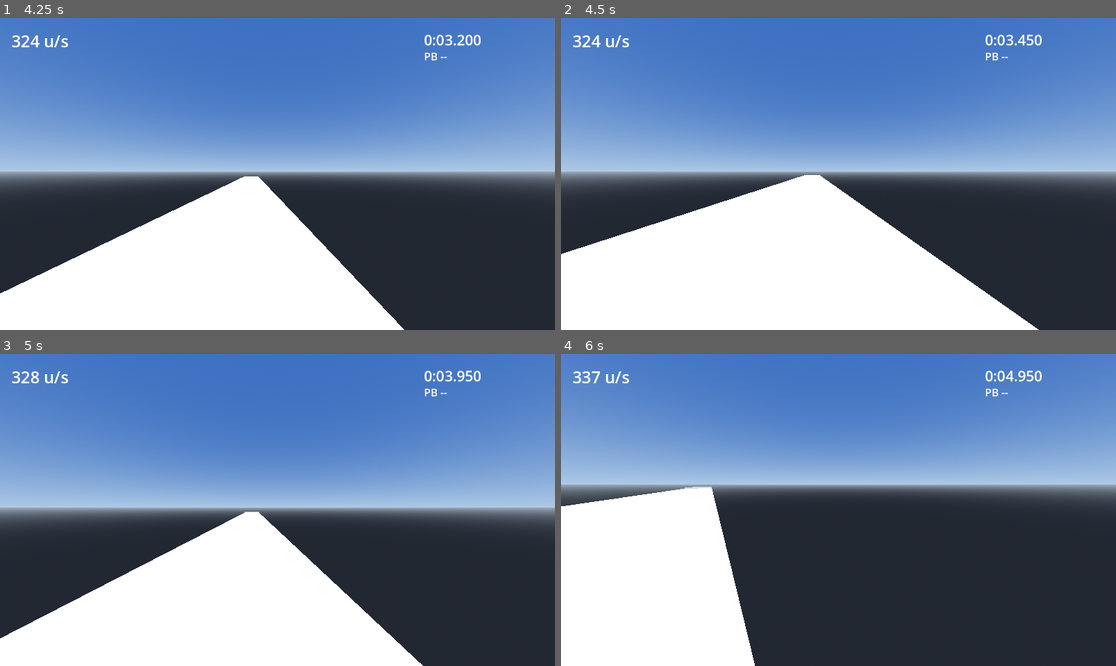
Above: before the commit, frames 1-4 (two rows, left to right).
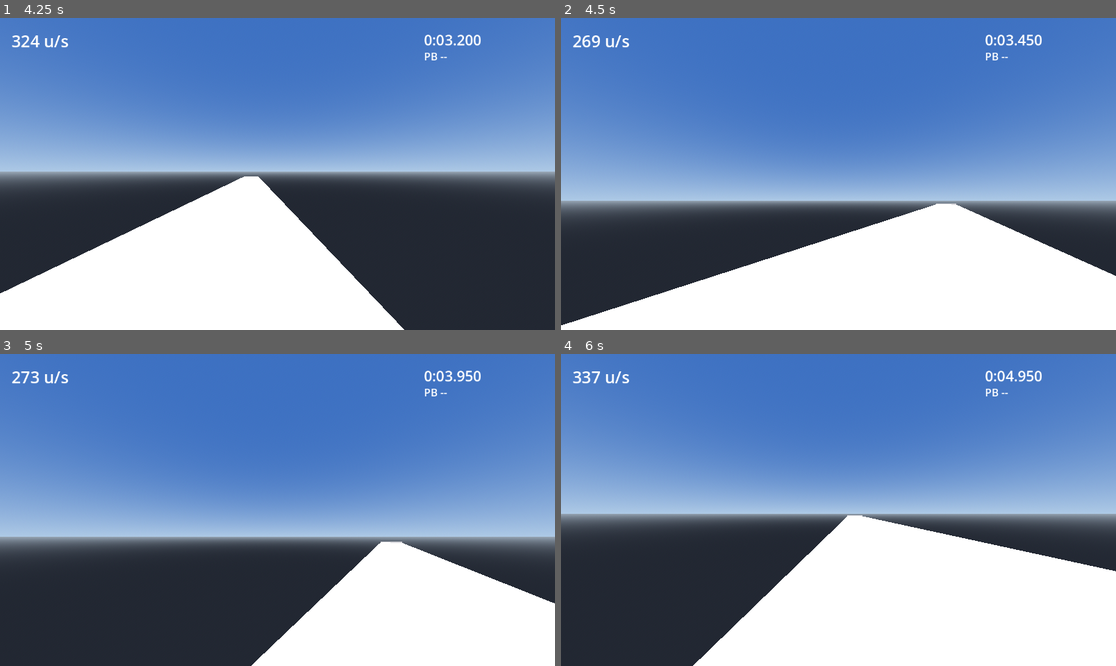
Above: after the commit, the same moments.

Repository: jamesdileva/surfhop
Game: Godot game, scene res://scenes/world/dev_advanced.tscn
Same seed, same stepped clock (60 frames per second), same inputs: the game is played once before the commit and once after it. The project has no main scene, so this scene is started directly.
Inputs (mouse positions are in pixels of both pictures, inside the frame that each line leads up to):
- Up to frame 1 (4.25 s): tap Enter at 0.5 s; move the mouse to (305, 174) at 0.52 s; hold W (move_forward) from 0.53 s (still down); tap K at 0.6, 1.55, 2.3, 2.85, 3.8 s; click (305, 174) at 0.67 s; tap Space (jump) at 0.77, 1.52, 3.02, 3.77 s; move the mouse to (249, 174) at 1.27 s; tap Ctrl (duck) at 1.35 s; click (249, 174) at 1.42 s; move the mouse to (288, 167) at 2.02 s; hold Shift (sprint) 2.03-2.78 s; click (288, 167) at 2.17 s; move the mouse to (271, 180) at 2.77 s; click (271, 180) at 2.92 s; move the mouse to (316, 177) at 3.52 s; tap Z at 3.6 s; click (316, 177) at 3.67 s; tap Escape (ui_cancel) at 4.15 s
- Up to frame 2 (4.5 s): move the mouse to (672, 127) at 4.27 s; release W (move_forward) at 4.28 s; hold A (move_left) from 4.28 s (still down); tap J at 4.35 s; click (672, 127) at 4.42 s
- Up to frame 3 (5 s): keep holding A (move_left); tap Space (jump) at 4.52 s; tap K at 4.55 s
- Up to frame 4 (6 s): move the mouse to (844, 510) at 5.02 s; release A (move_left) at 5.03 s; hold W (move_forward) 5.03-5.78 s; tap K at 5.1 s; click (844, 510) at 5.17 s; move the mouse to (816, 503) at 5.77 s; hold D (move_right) from 5.78 s (still down); tap Ctrl (duck) at 5.85 s; click (816, 503) at 5.92 s

Frame 1 is identical in both runs. In frame 2, 44% of the frame differs, in the area x 0-100%, y 5-100%; in frame 3, 52%; in frame 4, 65%, in the area x 0-100%, y 27-100%.

Commit message:
feat(ui): sprint 26 - settings menu: graphics/audio/input/gameplay tabs, live engine application, rebinding with conflict feedback, ghost autosave toggle; Esc opens/closes settings

Diff:
--- /dev/null
+++ b/scenes/menus/SettingsMenu.tscn
@@ -0,0 +1,7 @@
+[gd_scene load_steps=2 format=3]
+
+[ext_resource type="Script" path="res://scripts/ui/SettingsMenu.gd" id="1"]
+
+[node name="SettingsMenu" type="CanvasLayer"]
+layer = 10
+script = ExtResource("1")
--- a/scripts/game/GhostRecorder.gd
+++ b/scripts/game/GhostRecorder.gd
@@ -73,5 +73,13 @@
 	var save_manager := get_node_or_null("/root/SaveManager")
 	if game_manager == null or save_manager == null:
 		return
+	if not should_autosave_ghost(save_manager):
+		return  # user disabled ghost writing; PB itself still records
 	save_manager.save_ghost(game_manager.map_name,
 		build_replay(game_manager.map_name, payload["time"]))
+
+
+## Settings-menu hook (gameplay/auto_save_ghost): when off, replays are still
+## recorded in memory during the race but never written to disk.
+func should_autosave_ghost(save_manager: Node) -> bool:
+	return bool(save_manager.get_setting("gameplay/auto_save_ghost"))
--- a/scripts/managers/SaveManager.gd
+++ b/scripts/managers/SaveManager.gd
@@ -20,8 +20,10 @@
 	"graphics/fullscreen": true,
 	"graphics/vsync": true,
 	"graphics/fps_cap": 0,
+	"video/resolution": "1280x720",
 	"movement/tick_rate": 100,
 	"movement/show_debug": false,
+	"gameplay/auto_save_ghost": true,
 	"audio/music_track": "placeholder",
 }
 
@@ -36,6 +38,7 @@
 	else:
 		_settings = load_settings()
 	load_records()
+	apply_settings_to_engine()
 
 
 # ---------------------------------------------------------------- settings --
@@ -70,6 +73,40 @@
 
 func set_setting(key: String, value: Variant) -> void:
 	_settings[key] = value
+
+
+## Pushes engine-level settings (window mode, vsync, fps cap) into the
+## engine/display server. Called at startup and by the settings menu.
+func apply_settings_to_engine() -> void:
+	if bool(get_setting("graphics/fullscreen")):
+		DisplayServer.window_set_mode(DisplayServer.WINDOW_MODE_FULLSCREEN)
+	else:
+		DisplayServer.window_set_mode(DisplayServer.WINDOW_MODE_WINDOWED)
+	if bool(get_setting("graphics/vsync")):
+		DisplayServer.window_set_vsync_mode(DisplayServer.VSYNC_ENABLED)
+	else:
+		DisplayServer.window_set_vsync_mode(DisplayServer.VSYNC_DISABLED)
+	Engine.max_fps = int(get_setting("graphics/fps_cap"))
+	apply_windowed_resolution()
+
+
+func apply_windowed_resolution() -> void:
+	if bool(get_setting("graphics/fullscreen")):
+		return
+	var parts := str(get_setting("video/resolution")).split("x")
+	if parts.size() != 2:
+		return
+	var size := Vector2i(int(parts[0]), int(parts[1]))
+	if size.x > 0 and size.y > 0:
+		DisplayServer.window_set_size(size)
+
+
+## Restores factory settings (settings menu "Reset to Defaults") and applies
+## the engine-impacting ones immediately. Bindings are not touched.
+func reset_settings_to_defaults() -> void:
+	_settings = DEFAULT_SETTINGS.duplicate(true)
+	save_settings()
+	apply_settings_to_engine()
 
 
 ## Typed view of the current settings (SettingsResource schema).
--- a/scripts/managers/UIManager.gd
+++ b/scripts/managers/UIManager.gd
@@ -5,6 +5,7 @@
 const AVAILABLE_MENUS := ["main", "pause", "settings", "results", "credits", "map_select"]
 
 const VISUAL_EFFECTS := preload("res://scripts/debug/VisualEffects.gd")
+const SETTINGS_MENU_SCENE := preload("res://scenes/menus/SettingsMenu.tscn")
 
 var current_menu: String = ""
 
@@ -14,6 +15,8 @@
 
 var _hud: Node = null
 var _vfx: Node = null
+var _settings_menu: Node = null
+var _previous_menu: String = ""
 
 
 func _ready() -> void:
@@ -80,11 +83,41 @@
 
 func show_menu(menu_name: String) -> void:
 	assert(AVAILABLE_MENUS.has(menu_name), "Unknown menu: %s" % menu_name)
-	current_menu = menu_name
 	var audio_manager := get_node_or_null("/root/AudioManager")
 	if audio_manager != null:
 		audio_manager.play_sfx("ui_click")
+	current_menu = menu_name
+	_previous_menu = ""
+	if menu_name == "settings":
+		if _settings_menu == null:
+			_settings_menu = SETTINGS_MENU_SCENE.instantiate()
+			add_child(_settings_menu)
+		else:
+			_settings_menu.visible = true
+		_settings_menu.refresh_all()
+		set_mouse_captured(false)
 	print("UIManager: showing menu '%s'" % menu_name)
+
+
+## Closes the current menu; returns to the previous one if there is a menu
+## stack, otherwise back to gameplay (recaptures the mouse).
+func close_menu() -> void:
+	if current_menu == "":
+		return
+	var closed := current_menu
+	current_menu = _previous_menu
+	_previous_menu = ""
+	if closed == "settings" and _settings_menu != null:
+		_settings_menu.visible = false
+	if current_menu != "":
+		show_menu(current_menu)
+	else:
+		set_mouse_captured(true)
+
+
+func set_mouse_captured(captured: bool) -> void:
+	Input.mouse_mode = Input.MOUSE_MODE_CAPTURED if captured \
+		else Input.MOUSE_MODE_VISIBLE
 
 
 func update_hud(data: Dictionary) -> void:
--- a/scripts/player/PlayerCamera.gd
+++ b/scripts/player/PlayerCamera.gd
@@ -53,12 +53,18 @@
 			parent_body.rotation.y = deg_to_rad(_yaw_deg)
 		rotation.x = deg_to_rad(_pitch_deg)
 	elif event.is_action_pressed("ui_cancel") and mouse_captured:
-		# Temporary until GameManager owns pause state (Sprint 13+).
-		set_mouse_captured(false)
+		# Esc opens the settings overlay (mouse released by UIManager).
+		var ui_manager := get_node_or_null("/root/UIManager")
+		if ui_manager != null:
+			ui_manager.show_menu("settings")
+		else:
+			set_mouse_captured(false)
 	elif event is InputEventMouseButton and event.pressed \
 			and event.button_index == MOUSE_BUTTON_LEFT and not mouse_captured:
 		# Click to re-capture after Esc (playtest QoL until pause menu exists).
-		set_mouse_captured(true)
+		var ui := get_node_or_null("/root/UIManager")
+		if ui == null or ui.current_menu == "":
+			set_mouse_captured(true)
 
 
 func _notification(what: int) -> void:
--- /dev/null
+++ b/scripts/ui/SettingsMenu.gd
@@ -0,0 +1,359 @@
+class_name SettingsMenu
+extends CanvasLayer
+
+## Full settings overlay (architecture §15): Graphics / Audio / Input /
+## Gameplay tabs. All changes persist immediately to settings.cfg (bindings
+## to bindings.cfg); engine-impacting settings apply live via
+## SaveManager.apply_settings_to_engine(). Built programmatically; the .tscn
+## is just a CanvasLayer root.
+
+const FPS_CAPS := [0, 30, 60, 120, 144, 240]
+const RESOLUTIONS := ["1280x720", "1600x900", "1920x1080", "2560x1440"]
+
+var _tabs: TabContainer
+var _rebind_awaiting: String = ""  # action name waiting for a key press
+var _status: Label
+
+@onready var _save_manager: Node = get_node("/root/SaveManager")
+@onready var _audio_manager: Node = get_node("/root/AudioManager")
+@onready var _input_manager: Node = get_node("/root/InputManager")
+@onready var _ui_manager: Node = get_node("/root/UIManager")
+
+
+func _ready() -> void:
+	var root := Control.new()
+	root.name = "Root"
+	root.set_anchors_preset(Control.PRESET_FULL_RECT)
+	add_child(root)
+
+	var dim := ColorRect.new()
+	dim.name = "Dim"
+	dim.color = Color(0.0, 0.0, 0.0, 0.55)
+	dim.set_anchors_preset(Control.PRESET_FULL_RECT)
+	root.add_child(dim)
+
+	var panel := PanelContainer.new()
+	panel.name = "Panel"
+	panel.set_anchors_preset(Control.PRESET_CENTER)
+	panel.custom_minimum_size = Vector2(680, 500)
+	panel.grow_horizontal = Control.GROW_DIRECTION_BOTH
+	panel.grow_vertical = Control.GROW_DIRECTION_BOTH
+	root.add_child(panel)
+
+	var column := VBoxContainer.new()
+	column.name = "Column"
+	panel.add_child(column)
+
+	_tabs = TabContainer.new()
+	_tabs.name = "Tabs"
+	_tabs.size_flags_vertical = Control.SIZE_EXPAND_FILL
+	column.add_child(_tabs)
+	_build_graphics_tab()
+	_build_audio_tab()
+	_build_input_tab()
+	_build_gameplay_tab()
+
+	var footer := HBoxContainer.new()
+	footer.name = "Footer"
+	column.add_child(footer)
+	var reset := Button.new()
+	reset.name = "ResetButton"
+	reset.text = "Reset to Defaults"
+	reset.pressed.connect(_on_reset_defaults)
+	footer.add_child(reset)
+	var spacer := Control.new()
+	spacer.size_flags_horizontal = Control.SIZE_EXPAND_FILL
+	footer.add_child(spacer)
+	var back := Button.new()
+	back.name = "BackButton"
+	back.text = "Back"
+	back.pressed.connect(func() -> void: _ui_manager.close_menu())
+	footer.add_child(back)
+
+	_status = Label.new()
+	_status.name = "StatusLine"
+	column.add_child(_status)
+
+	# No control keeps focus: keyboard events reach our handlers untouched
+	# (no ui_accept double-activating buttons during rebinding).
+	_disable_focus(root)
+
+
+func _disable_focus(node: Node) -> void:
+	if node is Control:
+		(node as Control).focus_mode = Control.FOCUS_NONE
+	for child in node.get_children():
+		_disable_focus(child)
+
+
+## Re-syncs every control from current settings/menu state (called on open).
+func refresh_all() -> void:
+	if _tabs == null:
+		return
+	var fullscreen := bool(_save_manager.get_setting("graphics/fullscreen"))
+	(_tabs.get_node("Graphics/FullscreenToggle") as CheckButton) \
+		.button_pressed = fullscreen
+	(_tabs.get_node("Graphics/VsyncToggle") as CheckButton).button_pressed = \
+		bool(_save_manager.get_setting("graphics/vsync"))
+	(_tabs.get_node("Graphics/FpsCapRow/FpsCapOption") as OptionButton) \
+		.selected = FPS_CAPS.find(int(_save_manager.get_setting("graphics/fps_cap")))
+	var res_option: OptionButton = _tabs.get_node(
+		"Graphics/ResolutionRow/ResolutionOption")
+	res_option.selected = RESOLUTIONS.find(
+		str(_save_manager.get_setting("video/resolution")))
+	res_option.disabled = fullscreen
+	for bus_name: String in ["Master", "Music", "SFX"]:
+		var slider: HSlider = _tabs.get_node("Audio/%sRow/%sSlider" % [bus_name, bus_name])
+		slider.set_value_no_signal(float(_audio_manager.get_volume(bus_name)))
+	for action: String in _input_manager.ACTIONS:
+		var button: Button = _tabs.get_node("Input/%sRow/BindButton" % action)
+		button.text = binding_text(action)
+	(_tabs.get_node("Gameplay/DebugToggle") as CheckButton).button_pressed = \
+		_ui_manager.debug_visible
+	(_tabs.get_node("Gameplay/GhostSaveToggle") as CheckButton).button_pressed \
+		= bool(_save_manager.get_setting("gameplay/auto_save_ghost"))
+	set_rebind_status("")
+
+
+func set_rebind_status(text: String) -> void:
+	_status.text = text
+
+
+# ------------------------------------------------------------------ tabs --
+
+func _build_graphics_tab() -> void:
+	var tab := VBoxContainer.new()
+	tab.name = "Graphics"
+	_tabs.add_child(tab)
+
+	var fullscreen := CheckButton.new()
+	fullscreen.name = "FullscreenToggle"
+	fullscreen.text = "Fullscreen"
+	fullscreen.button_pressed = bool(
+		_save_manager.get_setting("graphics/fullscreen"))
+	fullscreen.toggled.connect(_on_setting_bool.bind("graphics/fullscreen"))
+	tab.add_child(fullscreen)
+
+	var vsync := CheckButton.new()
+	vsync.name = "VsyncToggle"
+	vsync.text = "VSync"
+	vsync.button_pressed = bool(_save_manager.get_setting("graphics/vsync"))
+	vsync.toggled.connect(_on_setting_bool.bind("graphics/vsync"))
+	tab.add_child(vsync)
+
+	var fps_row := HBoxContainer.new()
+	fps_row.name = "FpsCapRow"
+	var fps_label := Label.new()
+	fps_label.text = "FPS Cap"
+	fps_label.custom_minimum_size.x = 200.0
+	fps_row.add_child(fps_label)
+	var fps := OptionButton.new()
+	fps.name = "FpsCapOption"
+	for cap: int in FPS_CAPS:
+		fps.add_item("Uncapped" if cap == 0 else "%d FPS" % cap)
+	fps.selected = FPS_CAPS.find(int(_save_manager.get_setting("graphics/fps_cap")))
+	fps.item_selected.connect(_on_fps_cap_selected)
+	fps_row.add_child(fps)
+	tab.add_child(fps_row)
+
+	var res_row := HBoxContainer.new()
+	res_row.name = "ResolutionRow"
+	var res_label := Label.new()
+	res_label.text = "Resolution (windowed)"
+	res_label.custom_minimum_size.x = 200.0
+	res_row.add_child(res_label)
+	var res := OptionButton.new()
+	res.name = "ResolutionOption"
+	for resolution: String in RESOLUTIONS:
+		res.add_item(resolution)
+	res.selected = RESOLUTIONS.find(str(_save_manager.get_setting("video/resolution")))
+	res.disabled = bool(_save_manager.get_setting("graphics/fullscreen"))
+	res.item_selected.connect(_on_resolution_selected)
+	res_row.add_child(res)
+	tab.add_child(res_row)
+
+
+func _build_audio_tab() -> void:
+	var tab := VBoxContainer.new()
+	tab.name = "Audio"
+	_tabs.add_child(tab)
+	for bus_name: String in ["Master", "Music", "SFX"]:
+		var row := HBoxContainer.new()
+		row.name = "%sRow" % bus_name
+		var label := Label.new()
+		label.text = bus_name
+		label.custom_minimum_size.x = 200.0
+		row.add_child(label)
+		var slider := HSlider.new()
+		slider.name = "%sSlider" % bus_name
+		slider.min_value = 0.0
+		slider.max_value = 1.0
+		slider.step = 0.05
+		slider.value = float(_audio_manager.get_volume(bus_name))
+		slider.custom_minimum_size.x = 340.0
+		slider.size_flags_vertical = Control.SIZE_SHRINK_CENTER
+		slider.value_changed.connect(_on_volume_changed.bind(bus_name))
+		row.add_child(slider)
+		tab.add_child(row)
+
+
+func _build_input_tab() -> void:
+	var tab := VBoxContainer.new()
+	tab.name = "Input"
+	_tabs.add_child(tab)
+	var hint := Label.new()
+	hint.text = "Click a binding, then press a key. Esc cancels."
+	tab.add_child(hint)
+	for action: String in _input_manager.ACTIONS:
+		var row := HBoxContainer.new()
+		row.name = "%sRow" % action
+		var label := Label.new()
+		label.text = humanize_action(action)
+		label.custom_minimum_size.x = 200.0
+		row.add_child(label)
+		var bind_button := Button.new()
+		bind_button.name = "BindButton"
+		bind_button.text = binding_text(action)
+		bind_button.pressed.connect(_on_rebind_pressed.bind(action))
+		row.add_child(bind_button)
+		tab.add_child(row)
+
+
+func _build_gameplay_tab() -> void:
+	var tab := VBoxContainer.new()
+	tab.name = "Gameplay"
+	_tabs.add_child(tab)
+
+	var debug_toggle := CheckButton.new()
+	debug_toggle.name = "DebugToggle"
+	debug_toggle.text = "Debug Overlay (F1)"
+	debug_toggle.button_pressed = _ui_manager.debug_visible
+	debug_toggle.toggled.connect(func(on: bool) -> void:
+		_ui_manager.set_debug_visible(on))
+	tab.add_child(debug_toggle)
+
+	var ghost_toggle := CheckButton.new()
+	ghost_toggle.name = "GhostSaveToggle"
+	ghost_toggle.text = "Auto-save PB Ghost"
+	ghost_toggle.button_pressed = bool(
+		_save_manager.get_setting("gameplay/auto_save_ghost"))
+	ghost_toggle.toggled.connect(
+		_on_setting_bool.bind("gameplay/auto_save_ghost"))
+	tab.add_child(ghost_toggle)
+
+	var tick_label := Label.new()
+	tick_label.name = "TickRateLabel"
+	tick_label.text = "Physics Tick Rate: %d Hz (engine-fixed)" \
+		% int(_save_manager.get_setting("movement/tick_rate"))
+	tab.add_child(tick_label)
+
+
+# -------------------------------------------------------------- handlers --
+
+func _on_setting_bool(value: bool, key: String) -> void:
+	_save_manager.set_setting(key, value)
+	_save_manager.save_settings()
+	if key.begins_with("graphics/"):
+		_save_manager.apply_settings_to_engine()
+	if key == "graphics/fullscreen":
+		var res_option: OptionButton = _tabs.get_node(
+			"Graphics/ResolutionRow/ResolutionOption")
+		res_option.disabled = value
+
+
+func _on_fps_cap_selected(index: int) -> void:
+	_save_manager.set_setting("graphics/fps_cap", FPS_CAPS[index])
+	_save_manager.save_settings()
+	_save_manager.apply_settings_to_engine()
+
+
+func _on_resolution_selected(index: int) -> void:
+	_save_manager.set_setting("video/resolution", RESOLUTIONS[index])
+	_save_manager.save_settings()
+	_save_manager.apply_windowed_resolution()
+
+
+## Live preview: bus volume updates instantly, setting persists, and a UI
+## blip plays so the change is audible.
+func _on_volume_changed(value: float, bus_name: String) -> void:
+	_audio_manager.set_volume(bus_name, value)
+	_save_manager.set_setting(
+		"audio/%s_volume" % bus_name.to_lower(), value)
+	_save_manager.save_settings()
+	_audio_manager.play_sfx("ui_click")
+
+
+func _on_reset_defaults() -> void:
+	_save_manager.reset_settings_to_defaults()
+	for bus_name: String in ["Master", "Music", "SFX"]:
+		_audio_manager.set_volume(bus_name,
+			float(_save_manager.get_setting("audio/%s_volume"
+				% bus_name.to_lower())))
+	refresh_all()
+	set_rebind_status("Settings restored to defaults.")
+
+
+# ---------------------------------------------------------------- rebinding --
+
+func _on_rebind_pressed(action: String) -> void:
+	_rebind_awaiting = action
+	set_rebind_status("Press a new key for '%s' (Esc cancels)"
+		% humanize_action(action))
+
+
+func _unhandled_input(event: InputEvent) -> void:
+	if not visible:
+		return
+	# Esc closes the menu (or cancels an in-progress rebinding first).
+	if event.is_action_pressed("ui_cancel"):
+		get_viewport().set_input_as_handled()
+		if _rebind_awaiting != "":
+			_rebind_awaiting = ""
+			set_rebind_status("")
+		else:
+			_ui_manager.close_menu()
+		return
+	if _rebind_awaiting == "":
+		return
+	var key := event as InputEventKey
+	if key == null or not key.pressed or key.echo:
+		return
+	get_viewport().set_input_as_handled()
+	var action := _rebind_awaiting
+	_rebind_awaiting = ""
+	if key.physical_keycode == KEY_ESCAPE:
+		set_rebind_status("")
+		return
+	var button: Button = _tabs.get_node("Input/%sRow/BindButton" % action)
+	if _input_manager.rebind_action(action, key):
+		button.text = binding_text(action)
+		set_rebind_status("")
+	else:
+		set_rebind_status("%s is already in use" % binding_text(key))
+
+
+# ----------------------------------------------------------------- helpers --
+
+static func humanize_action(action: String) -> String:
+	var parts := action.split("_", false)
+	for i in parts.size():
+		parts[i] = parts[i].capitalize()
+	return " ".join(parts)
+
+
+static func binding_text(event: Variant) -> String:
+	if event is InputEventKey:
+		var code := (event as InputEventKey).physical_keycode
+		return OS.get_keycode_string(code) if code != KEY_NONE else "???"
+	if event is String:
+		return str(event)
+	return "???"
+
+
+## Current binding description for an action ("Space", "W", ...).
+func binding_text_for_action(action: String) -> String:
+	var events: Array = InputMap.action_get_events(action)
+	for e: Variant in events:
+		if e is InputEventKey:
+			return binding_text(e)
+	return "unbound" if events.is_empty() else binding_text(events[0])
--- a/tests/test_runner.gd
+++ b/tests/test_runner.gd
@@ -46,6 +46,7 @@
 	await _test_ghost_recording()
 	await _test_audio()
 	await _test_visual_effects()
+	await _test_settings_menu()
 	await _test_tutorial_map()
 	await _test_beginner_map()
 	await _test_intermediate_map()
@@ -2187,6 +2188,107 @@
 	await process_frame
 
 
+func _test_settings_menu() -> void:
+	var ui: Node = root.get_node("UIManager")
+	var sm: Node = root.get_node("SaveManager")
+	var am: Node = root.get_node("AudioManager")
+	var im: Node = root.get_node("InputManager")
+
+	# --- Opening: overlay instantiated, menu state tracked ---
+	ui.show_menu("settings")
+	var menu: SettingsMenu = ui.get_node_or_null("SettingsMenu")
+	_check(menu != null and menu.visible, "show_menu('settings') opens the overlay")
+	_check(ui.current_menu == "settings", "current_menu tracks settings")
+	if menu == null:
+		return
+
+	# --- Tab structure: Graphics / Audio / Input / Gameplay ---
+	var tabs: Node = menu.get_node("Root/Panel/Column/Tabs")
+	for tab_name: String in ["Graphics", "Audio", "Input", "Gameplay"]:
+		_check(tabs.get_node_or_null(tab_name) != null,
+			"settings tab '%s' present" % tab_name)
+	var tick_label: Label = tabs.get_node("Gameplay/TickRateLabel")
+	_check(tick_label.text.contains("engine-fixed"),
+		"tick rate is display-only (%s)" % tick_label.text)
+
+	# --- Audio sliders: live bus volume + persistence ---
+	menu._on_volume_changed(0.25, "Music")
+	await process_frame
+	_check(absf(am.get_volume("Music") - 0.25) < 0.001,
+		"audio slider updates the bus live")
+	_check(absf(float(sm.get_setting("audio/music_volume")) - 0.25) < 0.001,
+		"audio slider persists to settings")
+	am.set_volume("Music", 0.6)
+	sm.set_setting("audio/music_volume", 0.6)
+
+	# --- Graphics handlers persist and apply to the engine ---
+	menu._on_fps_cap_selected(3)  # 120 FPS
+	_check(Engine.max_fps == 120,
+		"fps cap applies to engine (max_fps=%d)" % Engine.max_fps)
+	_check(int(sm.get_setting("graphics/fps_cap")) == 120, "fps cap persists")
+	menu._on_resolution_selected(2)  # 1920x1080
+	_check(str(sm.get_setting("video/resolution")) == "1920x1080",
+		"resolution selection persists")
+	var res_option: OptionButton = tabs.get_node(
+		"Graphics/ResolutionRow/ResolutionOption")
+	res_option.disabled = false
+	menu._on_setting_bool(false, "graphics/fullscreen")
+	res_option.disabled = true  # restore default fullscreen state
+	menu._on_setting_bool(true, "graphics/fullscreen")
+
+	# --- Rebinding through the menu flow ---
+	var k_key := InputEventKey.new()
+	k_key.physical_keycode = KEY_K
+	k_key.pressed = true
+	menu._on_rebind_pressed("move_forward")
+	menu._unhandled_input(k_key)
+	var fwd_events: Array = InputMap.action_get_events("move_forward")
+	_check(fwd_events.size() == 1 and fwd_events[0].physical_keycode == KEY_K,
+		"menu rebind updates the action binding")
+	_check(FileAccess.file_exists(im.BINDINGS_PATH),
+		"menu rebind persisted to bindings.cfg")
+	# Conflict: K is now taken; rebinding move_back to it must be rejected.
+	menu._on_rebind_pressed("move_back")
+	menu._unhandled_input(k_key)
+	var back_events: Array = InputMap.action_get_events("move_back")
+	_check(back_events[0].physical_keycode == KEY_S
+		and menu.get_node("Root/Panel/Column/StatusLine").text.contains("already in use"),
+		"conflicting rebind rejected with feedback")
+	# Restore defaults so later suites / dev environment are unaffected.
+	var w_key := InputEventKey.new()
+	w_key.physical_keycode = KEY_W
+	InputMap.action_erase_events("move_forward")
+	InputMap.action_add_event("move_forward", w_key)
+
+	# --- Ghost auto-save gate reads the gameplay setting ---
+	sm.set_setting("gameplay/auto_save_ghost", false)
+	var recorder := GhostRecorder.new()
+	root.add_child(recorder)
+	_check(not recorder.should_autosave_ghost(sm),
+		"ghost autosave gate respects gameplay/auto_save_ghost=false")
+	recorder.queue_free()
+	sm.set_setting("gameplay/auto_save_ghost", true)
+
+	# --- Reset to Defaults restores factory settings and applies them ---
+	sm.set_setting("graphics/fps_cap", 30)
+	am.set_volume("Music", 1.0)
+	sm.set_setting("audio/music_volume", 1.0)
+	menu._on_reset_defaults()
+	_check(int(sm.get_setting("graphics/fps_cap")) == 0,
+		"reset restores fps cap default")
+	_check(absf(am.get_volume("Music") - 0.6) < 0.001,
+		"reset reapplies default bus volumes")
+	_check(Engine.max_fps == 0, "reset applies engine defaults (uncapped)")
+
+	# --- Back/Esc closes and returns to gameplay ---
+	ui.close_menu()
+	_check(ui.current_menu == "" and not menu.visible,
+		"close_menu hides the overlay and returns to gameplay")
+
+	DirAccess.remove_absolute(ProjectSettings.globalize_path(im.BINDINGS_PATH))
+	await process_frame
+
+
 func _test_save_manager_defaults() -> void:
 	var sm: Node = root.get_node("SaveManager")
 	var settings: Dictionary = sm.load_settings()
Not shown, added: scripts/ui/SettingsMenu.gd.uid
Not shown, changed: AGENTS.md
Not shown, changed: docs/history.md
